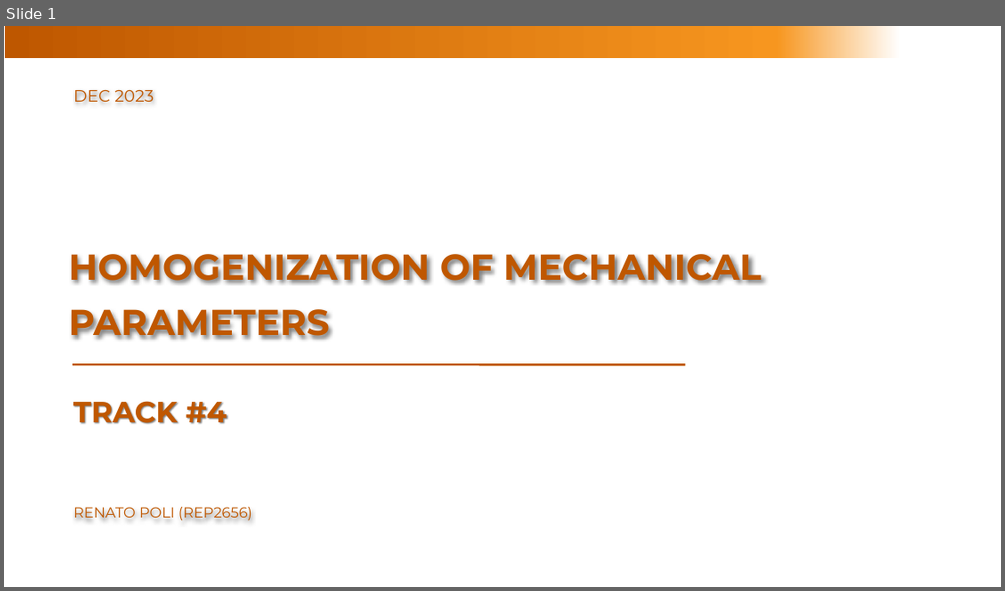
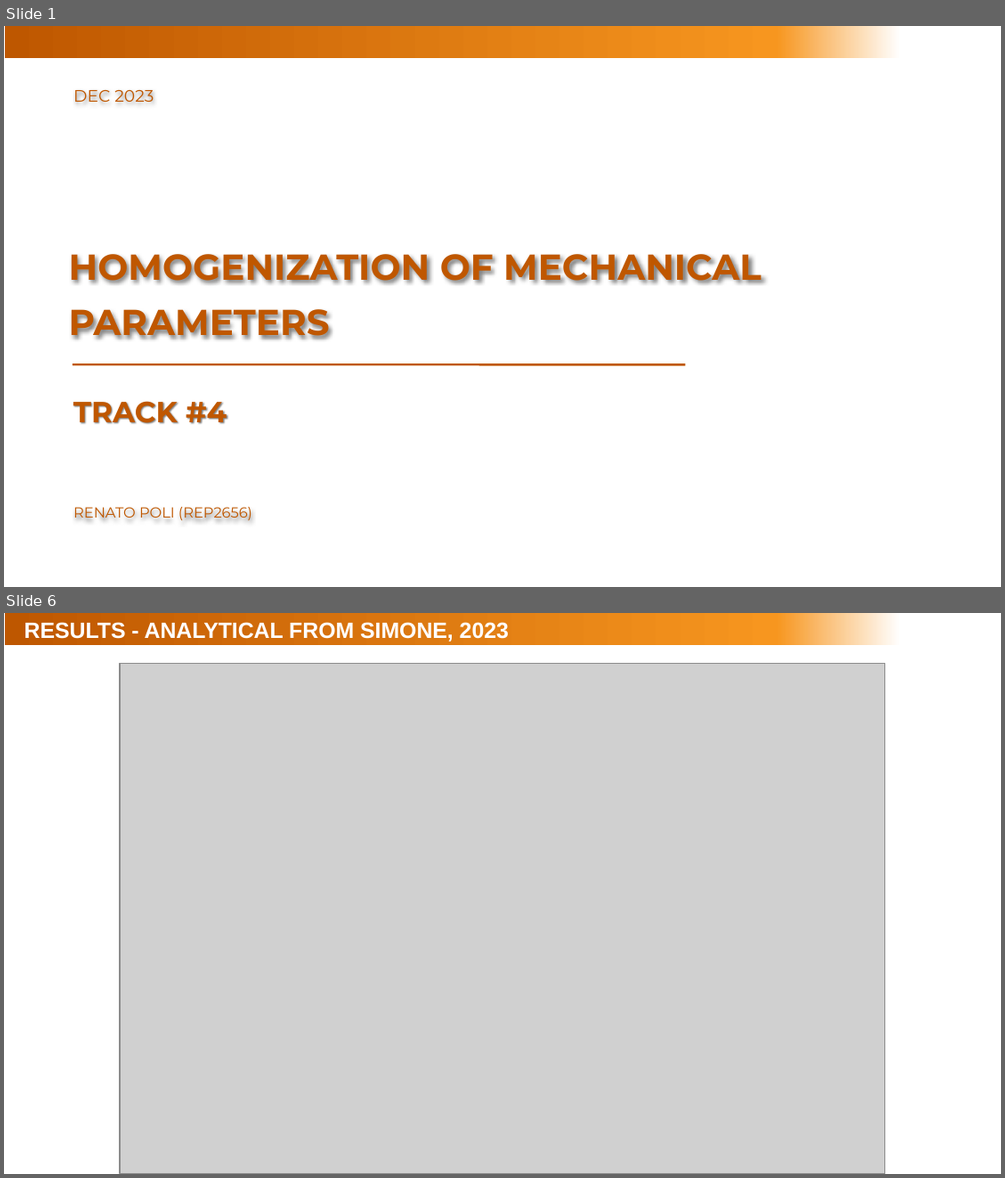
Before and after one commit to rebpoli/Doutorado, a slide deck: Research/2023-12-Track-4-Homogenization-Mechanical-Params.pptx. Shown one above the other, each under a label of ours: slide 1 before the commit, slides 1 and 6 after it; the slides between them are not shown. The pictures are 1005x591 and 1005x1178 pixels, drawn with LibreOffice and Linux fonts; fonts in the diff are those of the drawing; grey boxes stand for pictures; background and template pictures are left out. Boxes give left, top, right and bottom in pixels: in the first picture for what was removed or moved away, otherwise in the second. Text is boxed around its words. In the diff, an @@ line names an element or a change of style, - is before the commit and + after.

```diff
--- a/Research/2023-12-Track-4-Homogenization-Mechanical-Params.pptx
+++ b/Research/2023-12-Track-4-Homogenization-Mechanical-Params.pptx
@@ slide 6 added at bbox=[4, 613, 1001, 1174], background #FFFFFF; not listed: 2 template elements that a slide beside it also shows @@
@@ title added at bbox=[24, 622, 509, 641], 16 pt, text #FFFFFF, bold @@
+RESULTS - ANALYTICAL FROM SIMONE, 2023
@@ picture added at bbox=[120, 664, 885, 1174] @@
```
Also in this commit, not shown: 1 slide changed, 7 other slides added, 12 other files.
